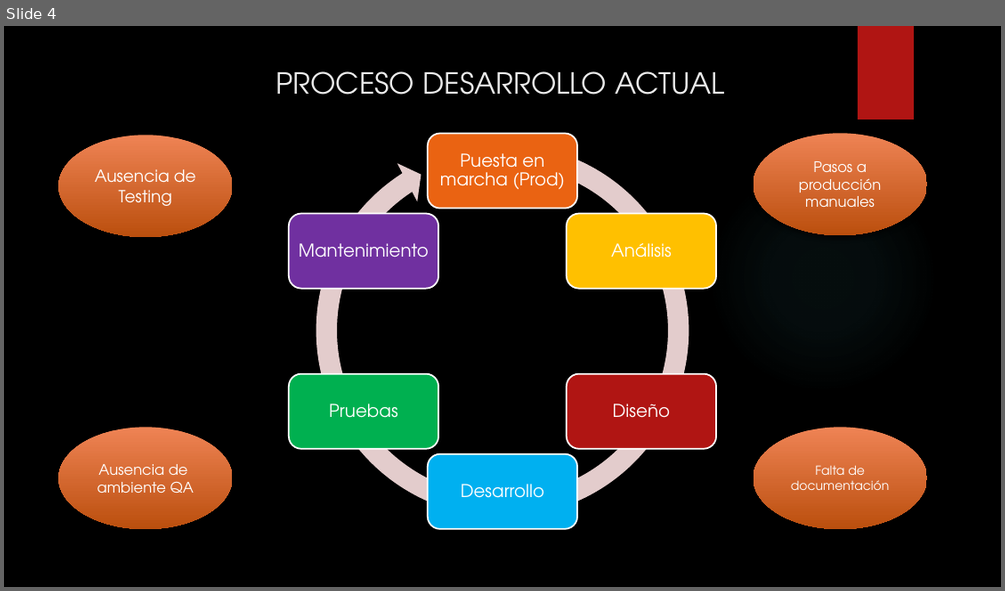
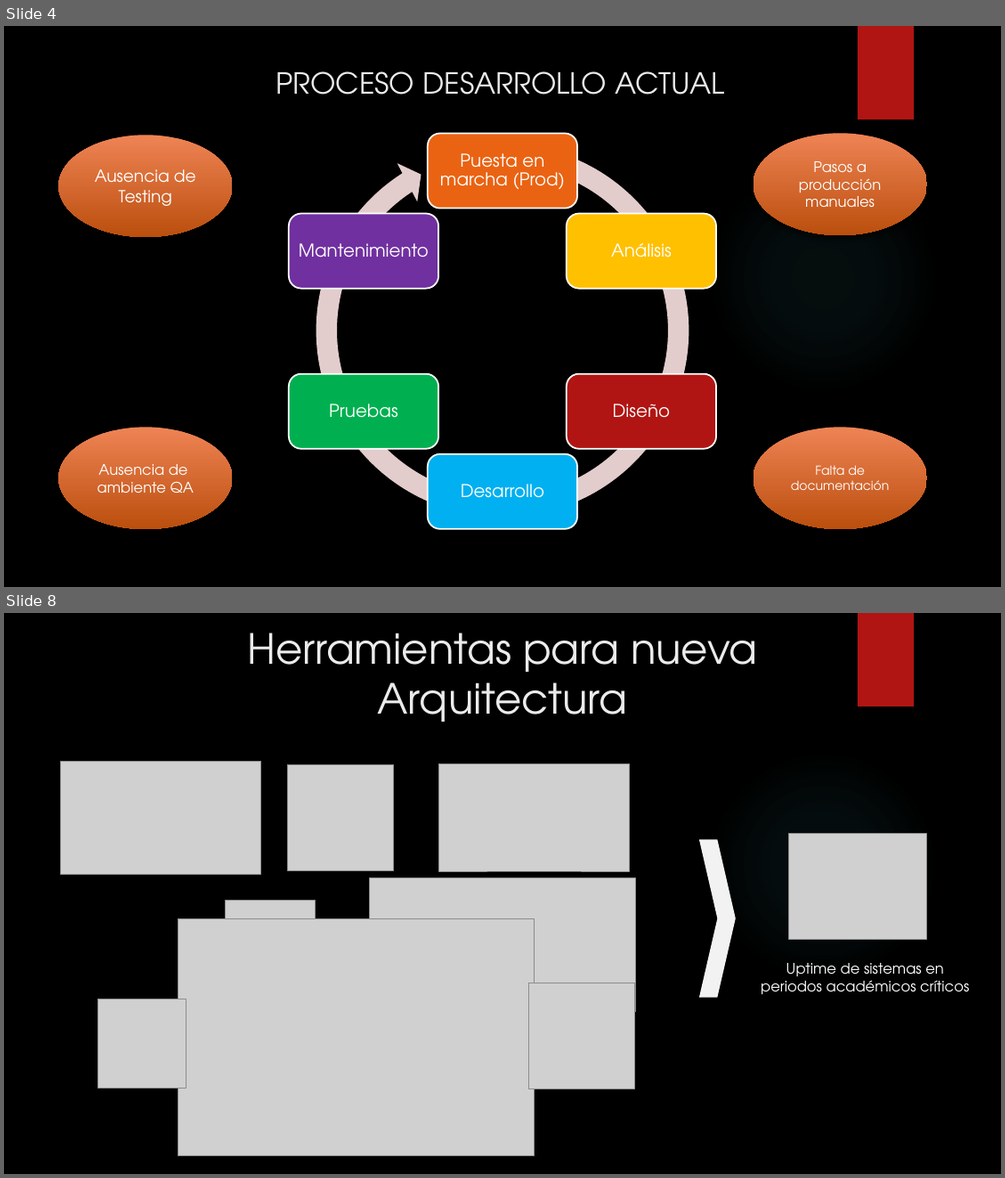
Before and after one commit to Dannygit86/Integracion, a slide deck: PPT_DevOps.pptx. Shown one above the other, each under a label of ours: slide 4 before the commit, slides 4 and 8 after it; the slides between them are not shown. The pictures are 1005x591 and 1005x1178 pixels, drawn with LibreOffice and Linux fonts; fonts in the diff are those of the drawing; grey boxes stand for pictures; background and template pictures are left out. Boxes give left, top, right and bottom in pixels: in the first picture for what was removed or moved away, otherwise in the second. Text is boxed around its words. In the diff, an @@ line names an element or a change of style, - is before the commit and + after.

```diff
--- a/PPT_DevOps.pptx
+++ b/PPT_DevOps.pptx
@@ slide 8 added at [4,613,1001,1174], background picture (left out); not listed: 2 template elements that a slide beside it also shows @@
@@ title added at [247,633,757,722], 40 pt, text #EBEBEB @@
+Herramientas para nueva Arquitectura
@@ picture added at [61,761,261,874] @@
@@ picture added at [287,765,394,871] @@
@@ picture added at [439,764,630,871] @@
@@ chevron added at [699,840,736,997], fill #F2F2F2 @@
@@ picture added at [789,834,927,939] @@
@@ picture added at [370,877,636,1011] @@
@@ picture added at [226,900,316,989] @@
@@ picture added at [178,918,534,1156] @@
@@ picture added at [528,982,634,1088] @@
@@ text added at [760,963,969,994], 14 pt, text #FFFFFF @@
+Uptime de sistemas en periodos académicos críticos
@@ picture added at [98,999,186,1088] @@
```
Also in this commit, not shown: 1 slide changed, 2 other slides added.
